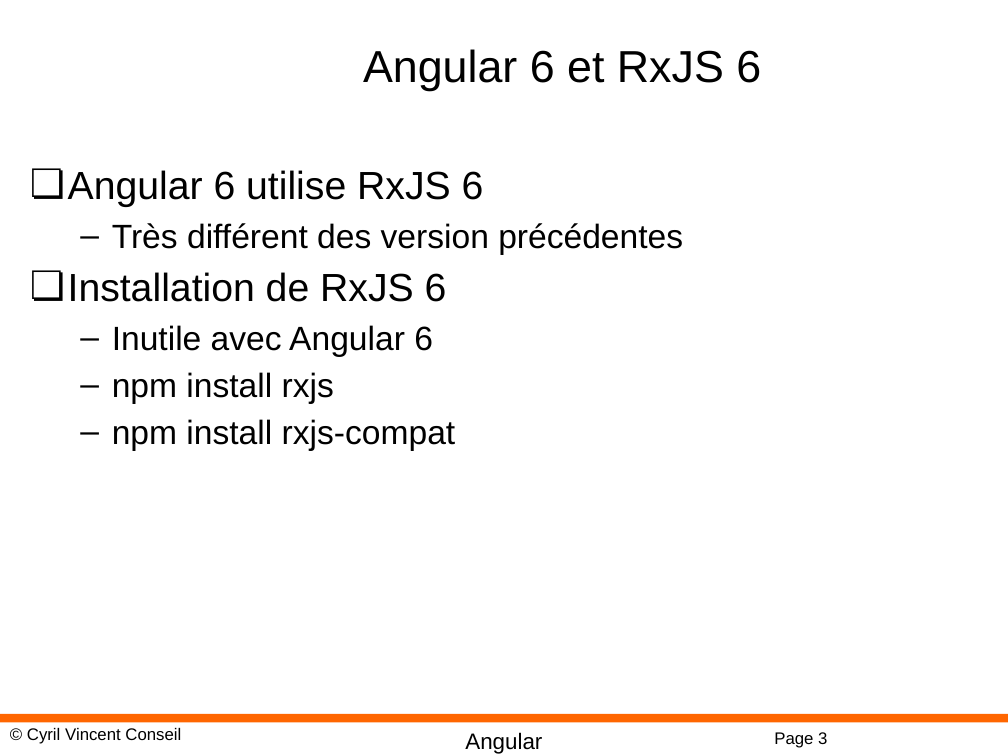
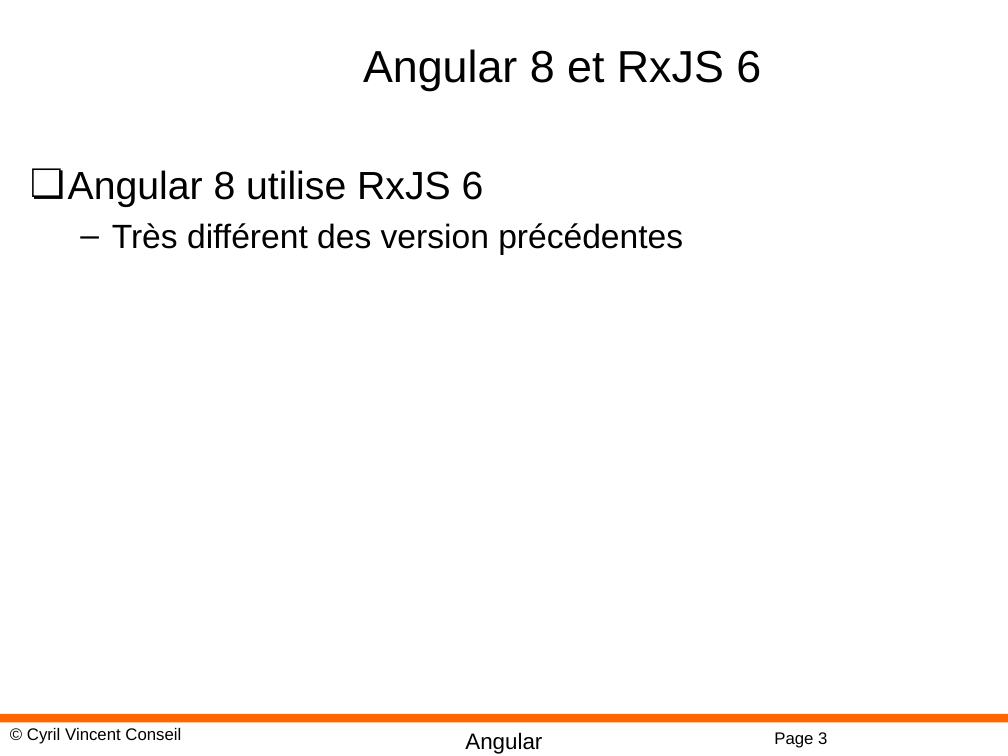
Before and after one commit to cyrilvincent/angular, a slide deck: slide 3 of PPT/Angular14-RXJS.pptx. Drawn at 1008x756 pixels with LibreOffice and Linux fonts; fonts in the diff are those of the drawing; background and template pictures are left out. Boxes give left, top, right and bottom in pixels: in the first picture for what was removed or moved away, otherwise in the second. Text is boxed around its words. In the diff, an @@ line names an element or a change of style, - is before the commit and + after.

```diff
--- a/PPT/Angular14-RXJS.pptx
+++ b/PPT/Angular14-RXJS.pptx
@@ title at [363,49,761,91]: text changed @@
-Angular 6 et RxJS 6
+Angular 8 et RxJS 6
@@ text at [68,170,484,207]: text changed @@
-❏ Angular 6 utilise RxJS 6
+❏ Angular 8 utilise RxJS 6
@@ text at [68,272,456,451]: paragraphs removed @@
-❏ Installation de RxJS 6
-  – Inutile avec Angular 6
-  – npm install rxjs
-  – npm install rxjs-compat
```
Also in this commit, not shown: 6 other files.
